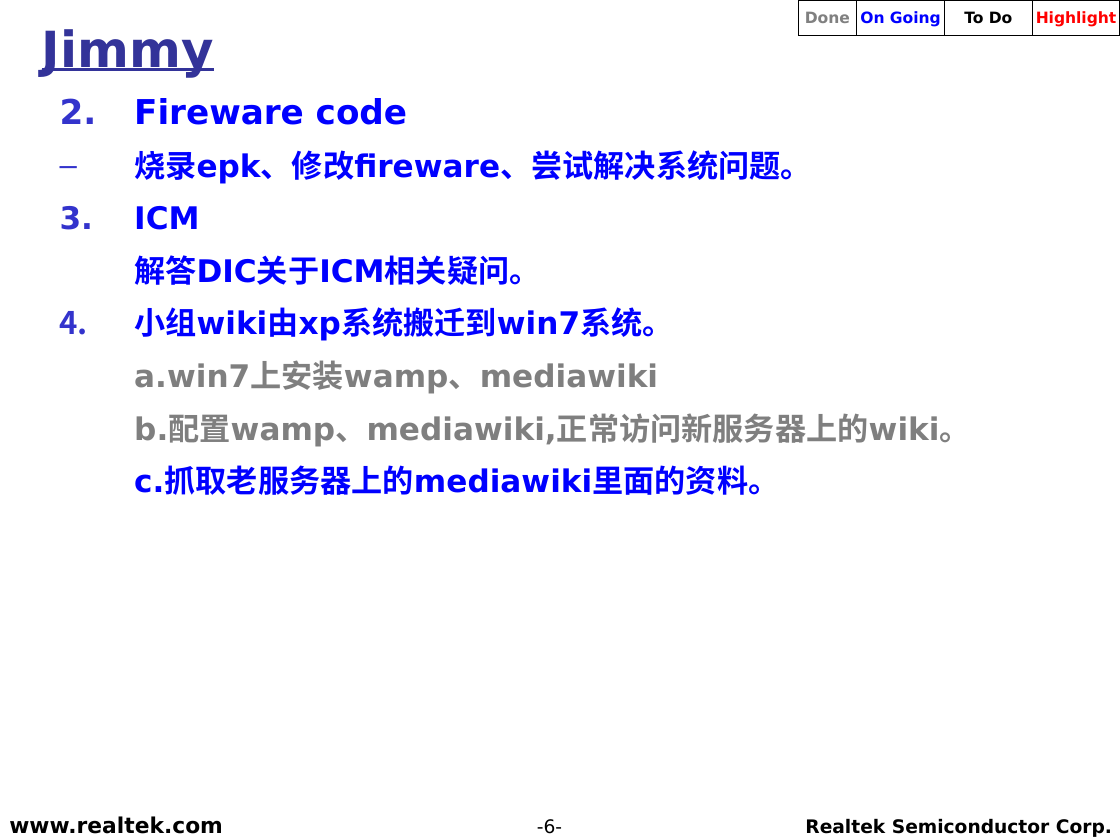
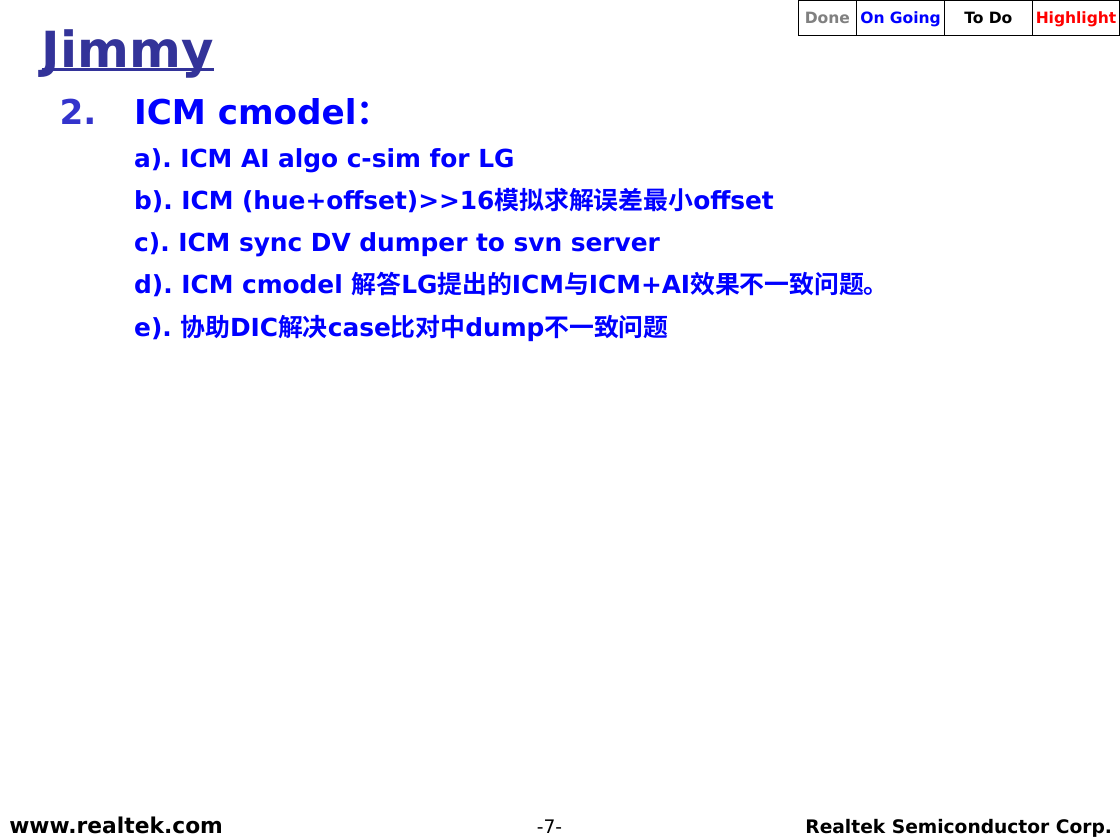
Before and after one commit to weicun581/Weekly_report, a slide deck: slide 7 of 2018年12月/RS_TV_SD_(Jimmy)_20181204.ppt (slide 6 before the commit). Drawn at 1120x840 pixels with LibreOffice and Linux fonts; fonts in the diff are those of the drawing; background and template pictures are left out. Boxes give left, top, right and bottom in pixels: in the first picture for what was removed or moved away, otherwise in the second. Text is boxed around its words. In the diff, an @@ line names an element or a change of style, - is before the commit and + after.

```diff
--- a/2018年12月/RS_TV_SD_(Jimmy)_20181204.ppt
+++ b/2018年12月/RS_TV_SD_(Jimmy)_20181204.ppt
@@ text at [134,98,889,342]: text changed; size 20 to 16 pt @@
-  2. Fireware code
-  – 烧录epk、修改fireware、尝试解决系统问题。
-  3. ICM
-  解答DIC关于ICM相关疑问。
-  4. 小组wiki由xp系统搬迁到win7系统。
-  a.win7上安装wamp、mediawiki
-  b.配置wamp、mediawiki,正常访问新服务器上的wiki。
-  c.抓取老服务器上的mediawiki里面的资料。
+  2. ICM cmodel：
+  a). ICM AI algo c-sim for LG
+  b). ICM (hue+offset)>>16模拟求解误差最小offset
+  c). ICM sync DV dumper to svn server
+  d). ICM cmodel 解答LG提出的ICM与ICM+AI效果不一致问题。
+  e). 协助DIC解决case比对中dump不一致问题
@@ page number at [537,819,562,833]: text changed @@
--6-
+-7-
```
Also in this commit, not shown: 4 other slides changed, 1 slide added.
